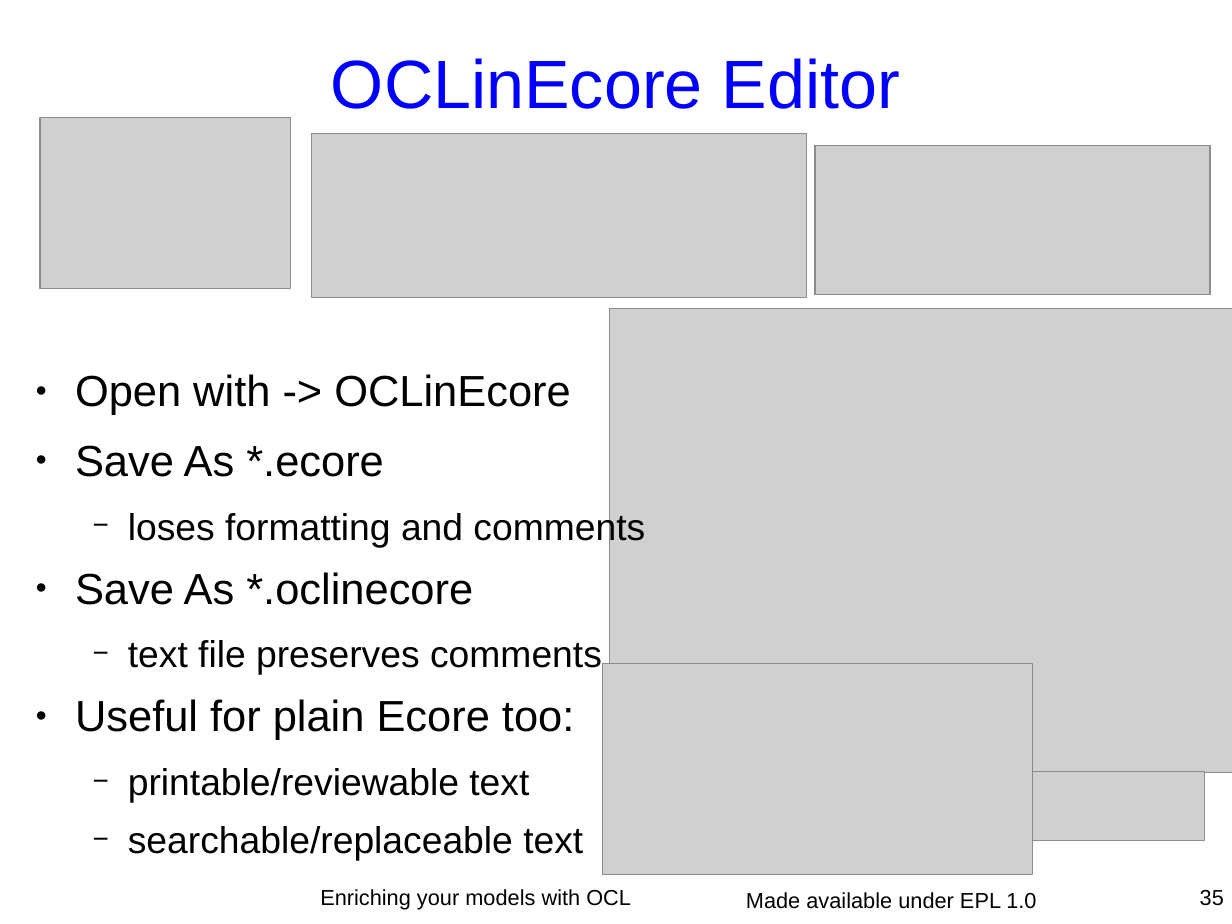
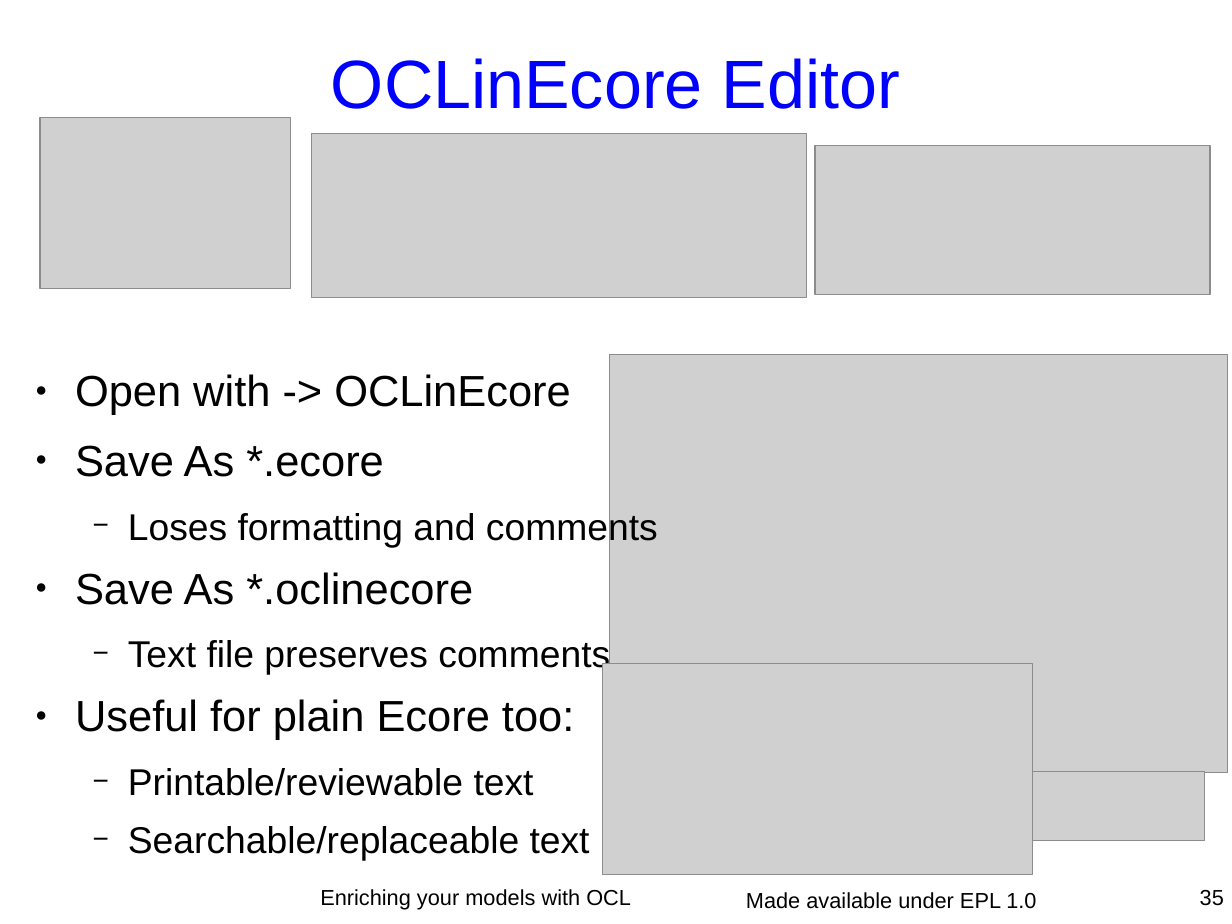
Before and after one commit to eclipse-ocl/ocl-website, a slide deck: slide 35 of ocl/docs/publications/ESE2010LongTalk/EnrichingWithOCL.odp. Drawn at 1232x924 pixels with LibreOffice and Linux fonts; fonts in the diff are those of the drawing; grey boxes stand for pictures. Boxes give left, top, right and bottom in pixels: in the first picture for what was removed or moved away, otherwise in the second. Text is boxed around its words. In the diff, an @@ line names an element or a change of style, - is before the commit and + after.

```diff
--- a/ocl/docs/publications/ESE2010LongTalk/EnrichingWithOCL.odp
+++ b/ocl/docs/publications/ESE2010LongTalk/EnrichingWithOCL.odp
@@ picture: place and size @@
-picture at [610, 309, 1232, 773]
+picture at [610, 354, 1229, 773]
@@ text at [128, 510, 658, 547]: text changed @@
-    − loses formatting and comments
+    − Loses formatting and comments
@@ text at [128, 638, 610, 675]: text changed @@
-    − text file preserves comments
+    − Text file preserves comments
@@ text at [128, 768, 590, 861]: text changed @@
-    − printable/reviewable text
-    − searchable/replaceable text
+    − Printable/reviewable text
+    − Searchable/replaceable text
```
Also in this commit, not shown: 20 other slides changed.
